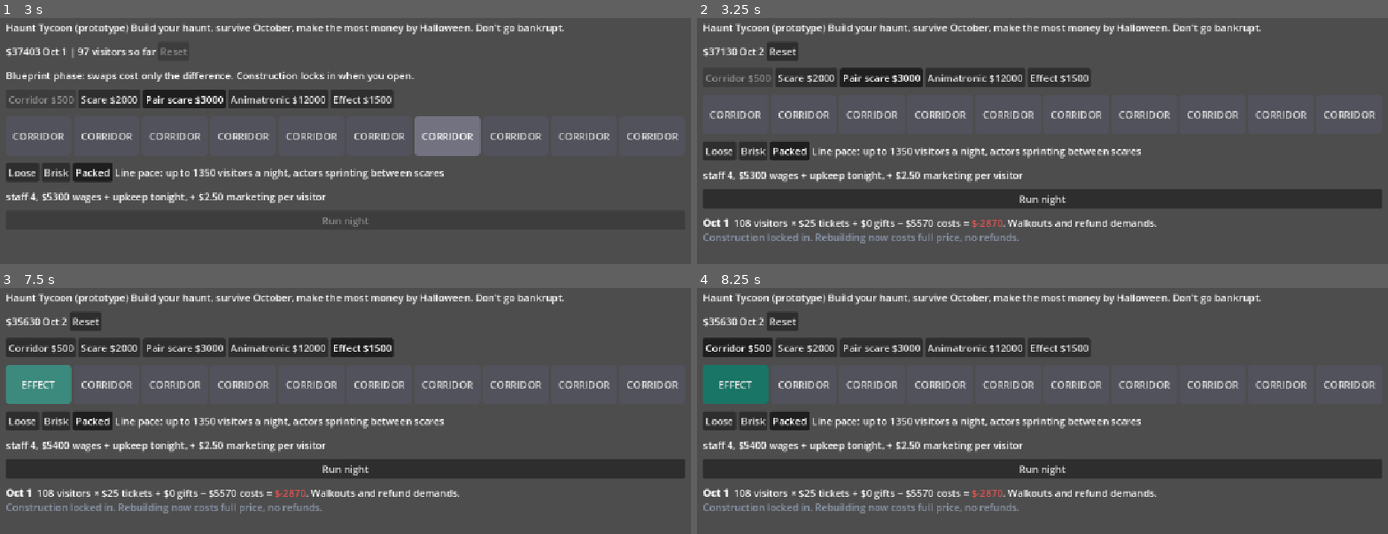
Above: before the commit, frames 1-4 (two rows, left to right).
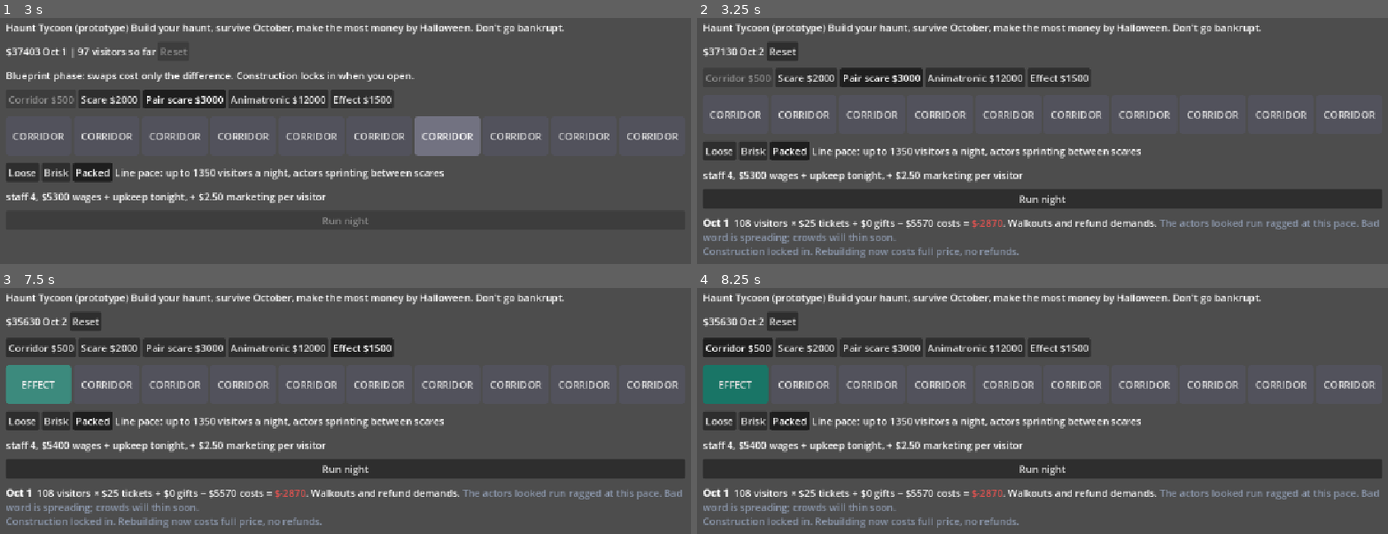
Above: after the commit, the same moments.

Repository: ajtran303/haunt-tycoon
Game: Godot game, scene res://game/main.tscn
Same seed, same stepped clock (60 frames per second), same inputs: the game is played once before the commit and once after it.
Inputs:
- Up to frame 1 (3 s): click "Packed" at 0.5 s; click "Run night" at 1.25 s; click "Scare $2000" at 2 s; click "Pair scare $3000" at 2.75 s
- Up to frame 2 (3.25 s): no input
- Up to frame 3 (7.5 s): click "Packed" at 3.5 s; click "Scare $2000" at 4.25 s; click "Pair scare $3000" at 5 s; click "Animatronic $12000" at 5.75 s; click "Effect $1500" at 6.5 s; click "CORRIDOR" at 7.25 s
- Up to frame 4 (8.25 s): click "Corridor $500" at 8 s

Frame 1 is identical in both runs. In frame 2, 1.7% of the frame differs, in the area x 0-99%, y 82-98%; in frame 3, 1.7%; in frame 4, 1.7%.

Commit message:
better feedback

Diff:
--- a/game/main.gd
+++ b/game/main.gd
@@ -199,11 +199,19 @@
 		r.profit,
 		crowd_word(r.satisfaction),
 	]
+	var note := night_note(r)
+	if note != "":
+		line += " [color=#8d99ae]%s[/color]" % note
 	if sold_out:
 		line += " [color=#e0a458]Sold out! Line down the block.[/color]"
 		if interval > PACES["Packed"] and capacity_hints < 2:
 			capacity_hints += 1
 			line += " [color=#8d99ae]A faster line pace would admit more.[/color]"
+	var m: float = town.momentum()
+	if m >= 4.0:
+		line += " [color=#8d99ae]Good word is getting around; expect bigger crowds in a few nights.[/color]"
+	elif m <= -4.0:
+		line += " [color=#8d99ae]Bad word is spreading; crowds will thin soon.[/color]"
 	%RunButton.disabled = true
 	%ResetButton.disabled = true
 	var cash_before := cash
@@ -257,3 +265,26 @@
 	if sat >= 30.0:
 		return "People left flat."
 	return "Walkouts and refund demands."
+
+
+func night_note(r: Dictionary) -> String:
+	if r.satisfaction >= 60.0:
+		return ""
+	if interval <= PACES["Packed"]:
+		return "The actors looked run ragged at this pace."
+	if r.boredom >= 6.0:
+		return "Long dead stretches between scares."
+	if trailing_corridors() >= 2:
+		return "They walked out through quiet rooms; the ending fell flat."
+	if r.misses >= 2.5:
+		return "Rough night: scare after scare just whiffed."
+	return "The scares came too thick and fast to land."
+
+
+func trailing_corridors() -> int:
+	var n := 0
+	var i := layout.size() - 1
+	while i >= 0 and layout[i] == Rooms.CORRIDOR:
+		n += 1
+		i -= 1
+	return n
--- a/sim/night.gd
+++ b/sim/night.gd
@@ -74,6 +74,10 @@
 	var total_hits := 0
 	var total_actor_hits := 0
 	var total_sat := 0.0
+	var total_misses := 0
+	var total_boredom := 0.0
+	var total_peak := 0.0
+	var total_final := 0.0
 
 	for i in groups:
 		var type := forced_type if forced_type != "" else draw_type(rng)
@@ -90,6 +94,10 @@
 		total_hits += w.hits
 		total_actor_hits += w.actor_hits
 		total_sat += satisfaction(w, v.tank)
+		total_misses += w.misses
+		total_boredom += w.boredom
+		total_peak += w.peak
+		total_final += w.final_reaction
 
 	var tickets := groups * GROUP_SIZE * TICKET_PRICE
 	var gift := total_actor_hits * GROUP_SIZE * GIFT_PER_ACTOR_HIT
@@ -102,6 +110,10 @@
 		"hit_average": float(total_hits) / groups,
 		"real_hit_average": float(total_actor_hits) / groups,
 		"satisfaction": total_sat / groups,
+		"misses": float(total_misses) / groups,
+		"boredom": total_boredom / groups,
+		"peak": total_peak / groups,
+		"final_reaction": total_final / groups,
 		"tickets": tickets,
 		"gift": gift,
 		"costs": wages + overhead + marketing,
--- a/sim/town.gd
+++ b/sim/town.gd
@@ -18,6 +18,10 @@
 	return Night.demand_for(heard[0] if heard.size() > 0 else rep)
 
 
+func momentum() -> float:
+	return rep - (heard[0] if heard.size() > 0 else rep)
+
+
 func record_night(sat: float) -> void:
 	rep = Night.next_reputation(rep, sat)
 	if heard.size() > 0:
